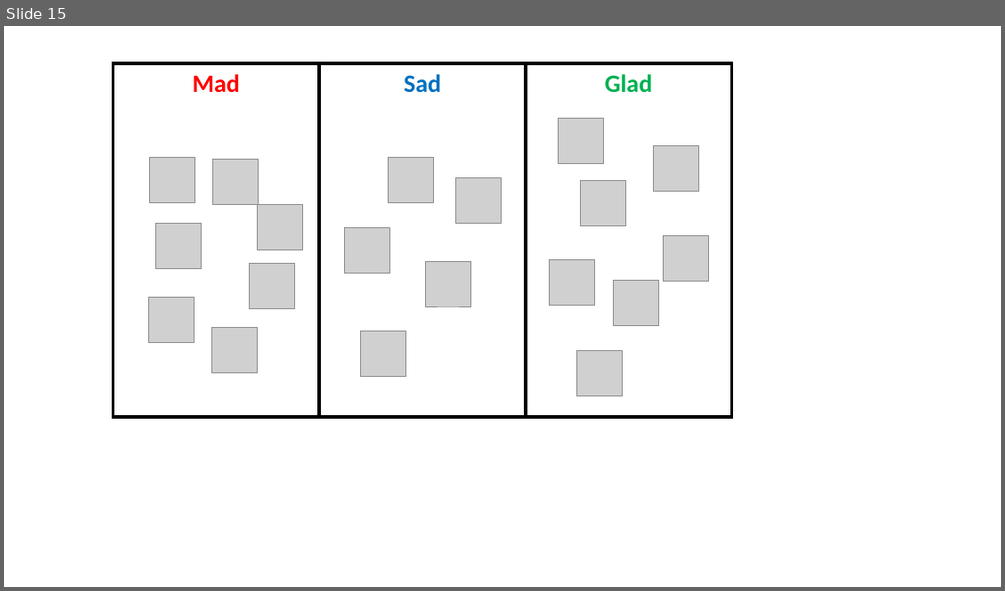
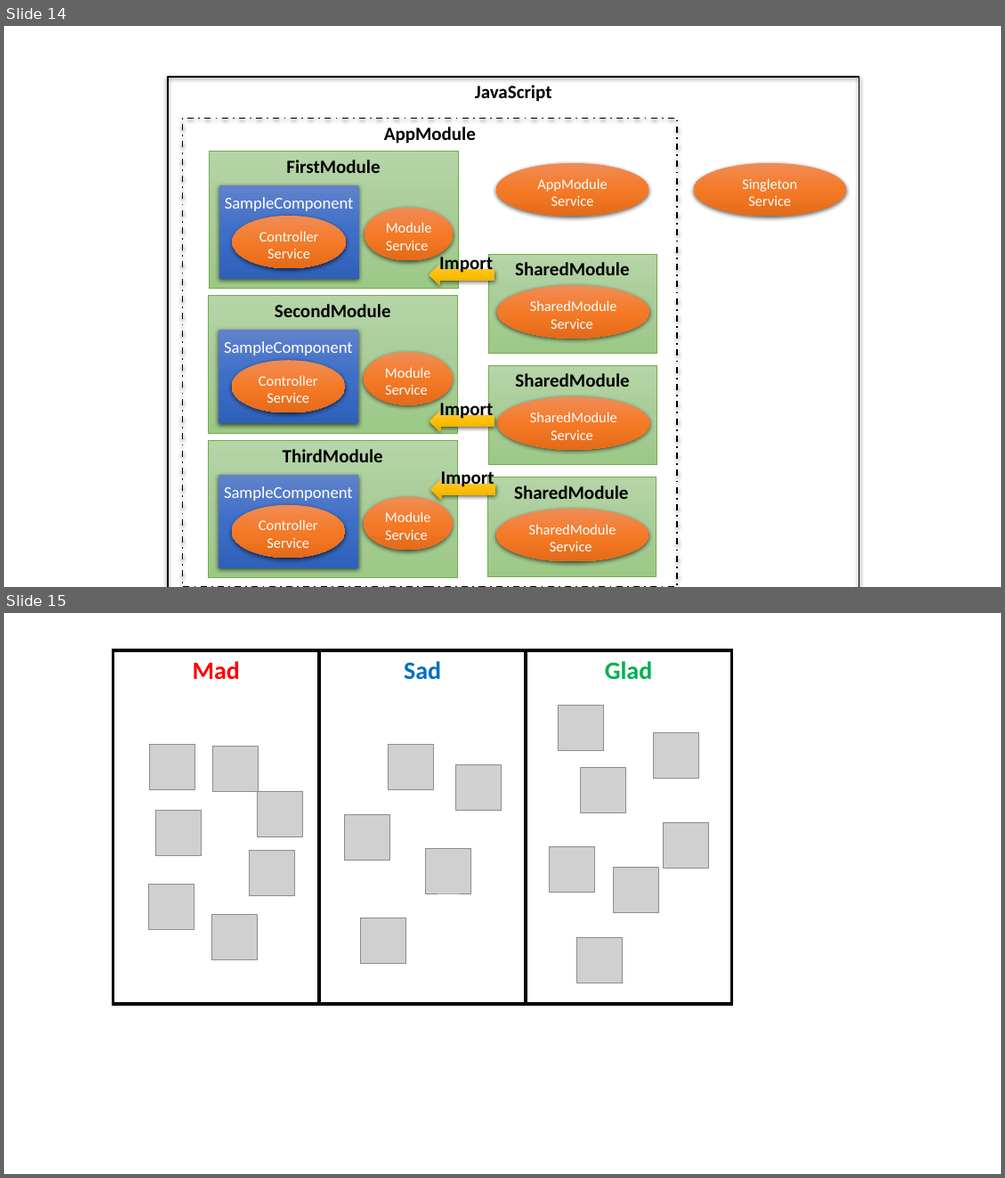
Before and after one commit to johnwu1114/blog-johnwu-cc, a slide deck: source/_assets/Blog動畫.pptx. Shown one above the other, each under a label of ours: slide 15 before the commit, slides 14 and 15 after it. The pictures are 1005x591 and 1005x1178 pixels, drawn with LibreOffice and Linux fonts; fonts in the diff are those of the drawing; grey boxes stand for pictures. Boxes give left, top, right and bottom in pixels: in the first picture for what was removed or moved away, otherwise in the second. Text is boxed around its words. In the diff, an @@ line names an element or a change of style, - is before the commit and + after.

```diff
--- a/source/_assets/Blog動畫.pptx
+++ b/source/_assets/Blog動畫.pptx
@@ slide 14 added at [4,26,1001,587], background #FFFFFF @@
@@ rectangle added at [168,77,859,587], outline #000000 1.5 pt @@
@@ text added at [475,85,552,102], 18 pt, text #000000, bold @@
+JavaScript
@@ rectangle added at [183,118,677,587], outline #000000 1.5 pt dashed @@
@@ text added at [384,127,476,143], 18 pt, text #000000, bold @@
+AppModule
@@ ellipse added at [496,163,648,216], fill gradient #F18C57 to #F67B28 to #E56C19, 14 pt, text #FFFFFF @@
+AppModule
+Service
@@ ellipse added at [694,163,846,216], fill gradient #F18C57 to #F67B28 to #E56C19, 14 pt, text #FFFFFF @@
+Singleton
+Service
@@ group added at [209,151,458,289]: 2 rectangles, 2 texts, 2 ellipses @@
+FirstModule
+Module
+Service
+SampleComponent
+Controller
+Service
@@ left arrow added at [429,265,494,286], fill gradient #FFC64B to #FFC000 to #E3AB00 @@
@@ text added at [439,254,493,275], 18 pt, text #000000, bold @@
+Import
@@ rectangle added at [488,254,657,354], fill gradient #B5D5A7 to #AACE9A to #9CC987, outline #70AD47 0.5 pt @@
@@ text added at [515,262,629,275], 18 pt, text #000000, bold @@
+SharedModule
@@ ellipse added at [498,286,650,338], fill gradient #F18C57 to #F67B28 to #E56C19, 14 pt, text #FFFFFF @@
+SharedModule
+Service
@@ group added at [208,295,457,433]: 2 rectangles, 2 texts, 2 ellipses @@
+SecondModule
+Module
+Service
+SampleComponent
+Controller
+Service
@@ rectangle added at [488,365,657,465], fill gradient #B5D5A7 to #AACE9A to #9CC987, outline #70AD47 0.5 pt @@
@@ ellipse added at [498,397,650,450], fill gradient #F18C57 to #F67B28 to #E56C19, 14 pt, text #FFFFFF @@
+SharedModule
+Service
@@ text added at [515,373,629,386], 18 pt, text #000000, bold @@
+SharedModule
@@ left arrow added at [429,410,494,431], fill gradient #FFC64B to #FFC000 to #E3AB00 @@
@@ text added at [439,400,493,421], 18 pt, text #000000, bold @@
+Import
@@ left arrow added at [431,479,496,500], fill gradient #FFC64B to #FFC000 to #E3AB00 @@
@@ text added at [441,468,494,490], 18 pt, text #000000, bold @@
+Import
@@ rectangle added at [487,477,655,576], fill gradient #B5D5A7 to #AACE9A to #9CC987, outline #70AD47 0.5 pt @@
@@ group added at [208,440,457,578]: 2 rectangles, 2 texts, 2 ellipses @@
+ThirdModule
+Module
+Service
+SampleComponent
+Controller
+Service
@@ text added at [514,485,628,499], 18 pt, text #000000, bold @@
+SharedModule
@@ ellipse added at [496,508,648,562], fill gradient #F18C57 to #F67B28 to #E56C19, 14 pt, text #FFFFFF @@
+SharedModule
+Service
```
Also in this commit, not shown: 1 other slide added, 1 slide removed, 4 other files.
